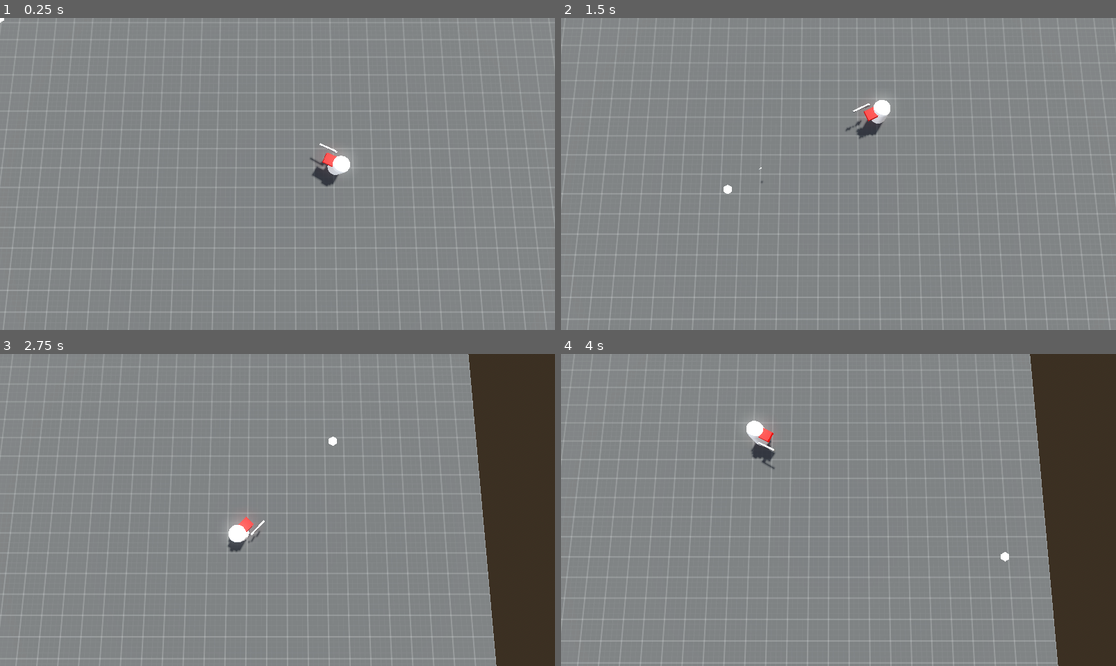
Above: before the commit, frames 1-4 (two rows, left to right).
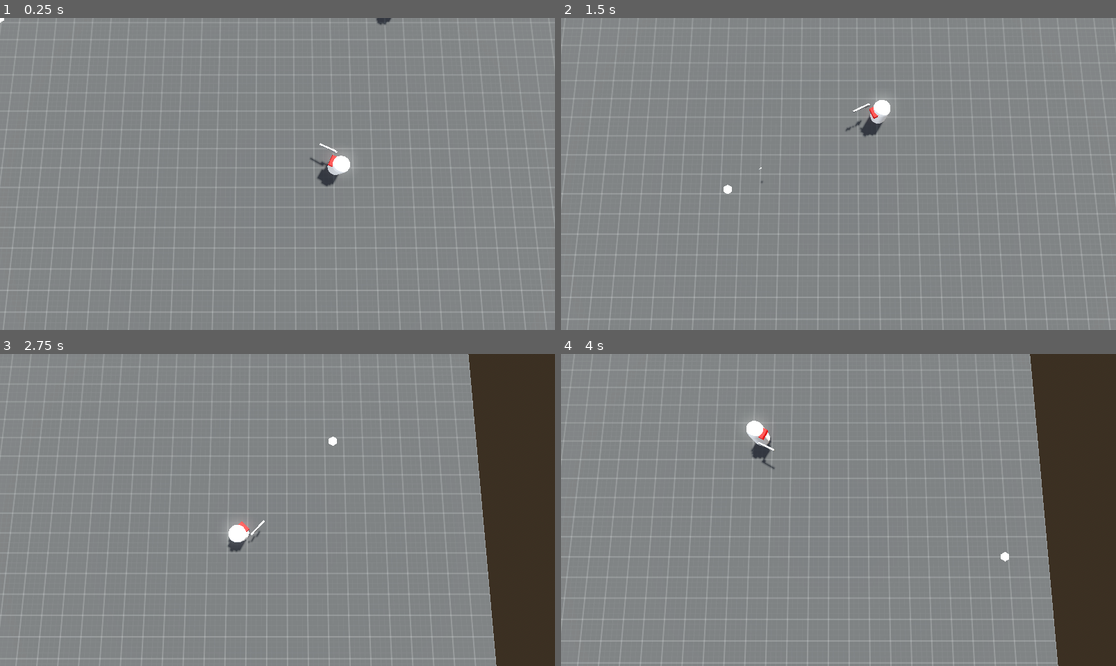
Above: after the commit, the same moments.

Repository: rans0000/topdown-shooter
Game: Godot game, scene res://scenes/world.tscn
Same seed, same stepped clock (60 frames per second), same inputs: the game is played once before the commit and once after it.
Inputs (mouse positions are in pixels of both pictures, inside the frame that each line leads up to):
- Up to frame 1 (0.25 s): no input
- Up to frame 2 (1.5 s): move the mouse to (960, 158) at 0.52 s; hold D (move_right) 0.53-1.28 s; click (960, 158) at 0.6 s; move the mouse to (727, 189) at 1.27 s; hold S (move_backward) from 1.28 s (still down); click (727, 189) at 1.35 s
- Up to frame 3 (2.75 s): move the mouse to (333, 441) at 2.02 s; release S (move_backward) at 2.03 s; hold D (move_right) from 2.03 s (still down); click (333, 441) at 2.1 s
- Up to frame 4 (4 s): move the mouse to (810, 572) at 2.77 s; release D (move_right) at 2.78 s; hold W (move_forward) 2.78-3.53 s; click (810, 572) at 2.85 s; move the mouse to (1005, 556) at 3.52 s; hold A (move_left) from 3.53 s (still down); click (1005, 556) at 3.6 s

The runs differ from the first frame. In frame 1, 0.1% of the frame differs, in the area x 56-71%, y 0-52%; in frame 2, less than 0.1%; in frame 3, less than 0.1%; in frame 4, less than 0.1%.

Commit message:
add an enemy base component

Diff:
--- a/project.godot
+++ b/project.godot
@@ -14,6 +14,12 @@
 run/main_scene="uid://c4tmuahbrvodu"
 config/features=PackedStringArray("4.4", "Forward Plus")
 config/icon="res://icon.svg"
+
+[global_group]
+
+PlayerGroup=""
+SpawnGroup=""
+EnemyGroup=""
 
 [input]
 
--- /dev/null
+++ b/scenes/enemy.tscn
@@ -0,0 +1,30 @@
+[gd_scene load_steps=6 format=3 uid="uid://bbdtk2go5w7hj"]
+
+[ext_resource type="Script" uid="uid://bltgo4ib4lu0t" path="res://scripts/enemy.gd" id="1_7p1mj"]
+
+[sub_resource type="StandardMaterial3D" id="StandardMaterial3D_8tegq"]
+albedo_color = Color(1, 0.12, 0.12, 1)
+
+[sub_resource type="CapsuleMesh" id="CapsuleMesh_7p1mj"]
+material = SubResource("StandardMaterial3D_8tegq")
+
+[sub_resource type="CapsuleShape3D" id="CapsuleShape3D_md0e3"]
+
+[sub_resource type="BoxMesh" id="BoxMesh_4ra3w"]
+size = Vector3(0.6, 0.2, 0.3)
+
+[node name="Enemy" type="CharacterBody3D" groups=["EnemyGroup"]]
+collision_layer = 4
+script = ExtResource("1_7p1mj")
+
+[node name="MeshInstance3D" type="MeshInstance3D" parent="."]
+transform = Transform3D(1, 0, 0, 0, 1, 0, 0, 0, 1, 0, 1, 0)
+mesh = SubResource("CapsuleMesh_7p1mj")
+
+[node name="CollisionShape3D" type="CollisionShape3D" parent="."]
+transform = Transform3D(1, 0, 0, 0, 1, 0, 0, 0, 1, 0, 1, 0)
+shape = SubResource("CapsuleShape3D_md0e3")
+
+[node name="MeshInstance3D2" type="MeshInstance3D" parent="."]
+transform = Transform3D(1, 0, 0, 0, 1, 0, 0, 0, 1, 0, 1.5, -0.5)
+mesh = SubResource("BoxMesh_4ra3w")
--- a/scenes/player.tscn
+++ b/scenes/player.tscn
@@ -10,12 +10,12 @@
 [sub_resource type="CapsuleMesh" id="CapsuleMesh_3vyb7"]
 material = SubResource("StandardMaterial3D_qhqgy")
 
-[sub_resource type="StandardMaterial3D" id="StandardMaterial3D_u8vuu"]
+[sub_resource type="StandardMaterial3D" id="StandardMaterial3D_g2els"]
 albedo_color = Color(1, 0.09, 0.09, 1)
 
 [sub_resource type="BoxMesh" id="BoxMesh_3vyb7"]
-material = SubResource("StandardMaterial3D_u8vuu")
-size = Vector3(0.6, 0.2, 1)
+material = SubResource("StandardMaterial3D_g2els")
+size = Vector3(0.6, 0.2, 0.3)
 
 [sub_resource type="SphereMesh" id="SphereMesh_3vyb7"]
 radius = 10.0
@@ -23,7 +23,7 @@
 radial_segments = 4
 rings = 2
 
-[node name="Player" type="CharacterBody3D"]
+[node name="Player" type="CharacterBody3D" groups=["PlayerGroup"]]
 collision_layer = 2
 script = ExtResource("1_g2els")
 
--- a/scenes/world.tscn
+++ b/scenes/world.tscn
@@ -1,8 +1,9 @@
-[gd_scene load_steps=8 format=3 uid="uid://c4tmuahbrvodu"]
+[gd_scene load_steps=9 format=3 uid="uid://c4tmuahbrvodu"]
 
 [ext_resource type="PackedScene" uid="uid://chx0th40f3qwq" path="res://scenes/player.tscn" id="1_nnsk1"]
 [ext_resource type="Texture2D" uid="uid://u43owmv8pjvk" path="res://assets/textures/texture_01.png" id="2_rwgxs"]
 [ext_resource type="PackedScene" uid="uid://blg2a01ntsib6" path="res://scenes/camera.tscn" id="3_4wyf3"]
+[ext_resource type="PackedScene" uid="uid://bbdtk2go5w7hj" path="res://scenes/enemy.tscn" id="4_k0juu"]
 
 [sub_resource type="ProceduralSkyMaterial" id="ProceduralSkyMaterial_rwgxs"]
 sky_top_color = Color(0.622333, 0.685203, 0.772828, 1)
@@ -31,16 +32,21 @@
 transform = Transform3D(-0.866025, -0.433013, 0.25, 0, 0.5, 0.866025, -0.5, 0.75, -0.433013, 9.04882, 9.52569, 0)
 light_color = Color(1, 0.991667, 0.9, 1)
 shadow_enabled = true
+metadata/_edit_lock_ = true
 
 [node name="Entities" type="Node3D" parent="."]
+metadata/_edit_lock_ = true
 
 [node name="Player" parent="Entities" node_paths=PackedStringArray("camera") instance=ExtResource("1_nnsk1")]
 camera = NodePath("../../CameraBase/CameraPivot/Camera")
+metadata/_edit_lock_ = true
+metadata/_edit_group_ = true
 
 [node name="Gun" parent="Entities/Player" index="4"]
 transform = Transform3D(1, 0, 0, 0, 1, 0, 0, 0, 1, 0.588569, 1.47672, -0.557674)
 
 [node name="Map" type="Node3D" parent="."]
+metadata/_edit_lock_ = true
 
 [node name="CSGBox3D" type="CSGBox3D" parent="Map"]
 transform = Transform3D(1, 0, 0, 0, 1, 0, 0, 0, 1, 0, -0.481868, 0)
@@ -48,11 +54,17 @@
 collision_mask = 0
 size = Vector3(50, 1, 50)
 material = SubResource("StandardMaterial3D_4wyf3")
+metadata/_edit_lock_ = true
 
 [node name="CameraBase" parent="." node_paths=PackedStringArray("camera_target") instance=ExtResource("3_4wyf3")]
 camera_target = NodePath("../Entities/Player/Marker3D")
+metadata/_edit_lock_ = true
 
 [node name="Spawns" type="Node3D" parent="." groups=["SpawnGroup"]]
+metadata/_edit_lock_ = true
+
+[node name="Enemy" parent="Spawns" instance=ExtResource("4_k0juu")]
+transform = Transform3D(1, 0, 0, 0, 1, 0, 0, 0, 1, 4, 0, -11)
 
 [editable path="Entities/Player"]
 [editable path="CameraBase"]
--- a/scripts/bullet.gd
+++ b/scripts/bullet.gd
@@ -15,5 +15,5 @@
 
 func _on_body_entered(body: Node3D) -> void:
 	if 'take_damage' in body :
-		body.take_damage()
+		body.take_damage(30)
 	queue_free()
--- /dev/null
+++ b/scripts/enemy.gd
@@ -0,0 +1,15 @@
+extends CharacterBody3D
+class_name Enemy
+
+var health := 100.00
+
+
+func take_damage(damage:float) -> void:
+	health -= damage
+
+	if health <= 0:
+		die()
+
+
+func die() -> void:
+	queue_free()
--- a/scripts/gun.gd
+++ b/scripts/gun.gd
@@ -9,6 +9,5 @@
 func _input(event: InputEvent) -> void:
 	if (event is InputEventMouseButton or event is InputEventJoypadButton) and Input.is_action_just_pressed("primary_attack"):
 		var bullet = BulletScene.instantiate()
-		#bullet.position = muzzle.position
 		get_tree().get_first_node_in_group('SpawnGroup').add_child(bullet)
 		bullet.global_transform = muzzle.global_transform
Not shown, added: scripts/enemy.gd.uid
